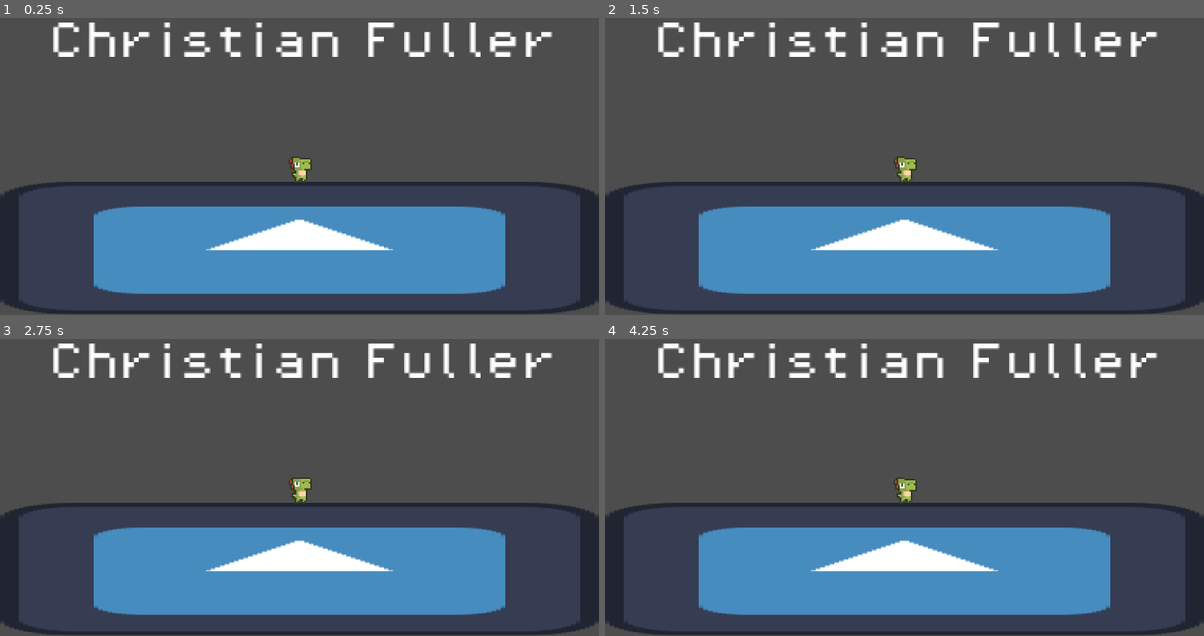
Above: before the commit, frames 1-4 (two rows, left to right).
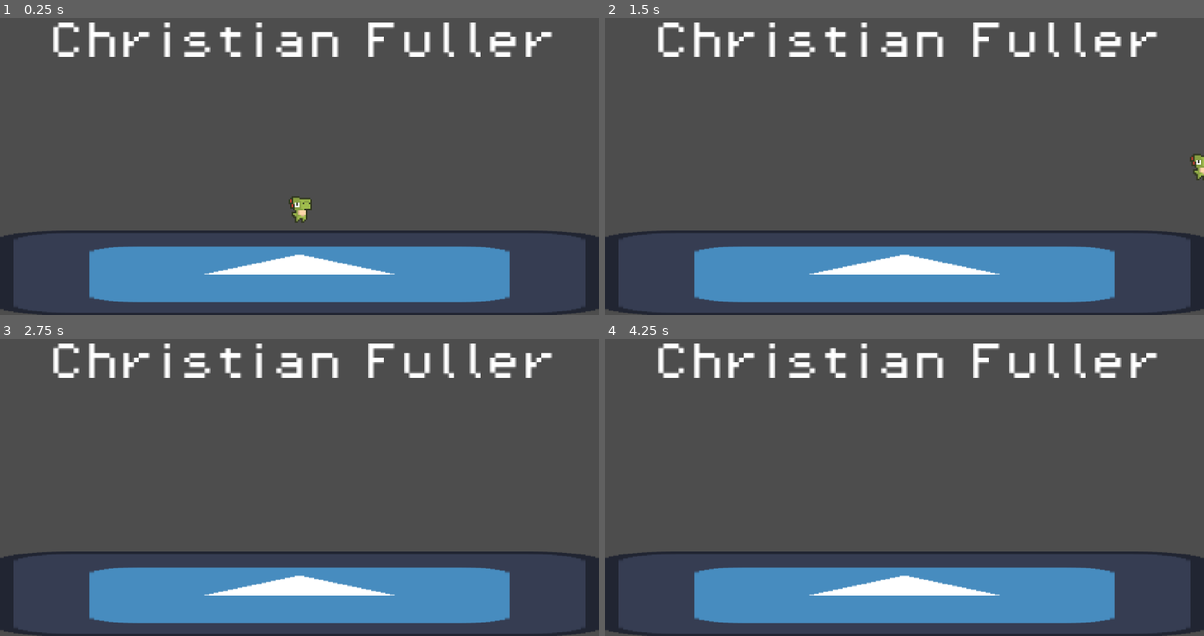
Above: after the commit, the same moments.

Repository: christianmf13/christian-class-game
Game: Godot game, scene res://scenes/main_level.tscn
The game is run twice, just before and just after one commit, with the same random seed, the same clock (stepped at 60 frames per second) and the same inputs. Before the commit the project starts from res://main_level.tscn. The engine's default icon, where the game draws it, is replaced by a stand-in: a white triangle on a blue panel in a dark square.
Inputs:
- Up to frame 1 (0.25 s): no input
- Up to frame 2 (1.5 s): hold D (move_right, bound only after the commit) from 0.53 s (still down); tap Space (jump, bound only after the commit) at 0.6, 0.77, 1.07, 1.35 s
- Up to frame 3 (2.75 s): tap Space (jump, bound only after the commit) at 1.52, 1.82, 2.1 s; release D (move_right, bound only after the commit) at 2.03 s; hold A (move_left, bound only after the commit) from 2.03 s (still down)
- Up to frame 4 (4.25 s): release A (move_left, bound only after the commit) at 2.78 s; hold D (move_right, bound only after the commit) from 2.78 s (still down); tap Space (jump, bound only after the commit) at 2.85, 3.02, 3.32, 3.6, 3.77, 4.07 s

The runs differ from the first frame. In frame 1, 18% of the frame differs, in the area x 0-100%, y 46-100%; in frame 2, 18%, in the area x 0-100%, y 45-100%; in frame 3, 18%; in frame 4, 18%.

Commit message:
Player Setup
Added script to player for movement and added input mappings

Diff:
--- a/main_level.tscn
+++ /dev/null
@@ -1,31 +0,0 @@
-[gd_scene load_steps=5 format=3 uid="uid://se0144odkeu"]
-
-[ext_resource type="Texture2D" uid="uid://c0etnspptq4py" path="res://icon.svg" id="1_bw3m6"]
-[ext_resource type="FontFile" uid="uid://byx1qrg8b7adh" path="res://2D Resources/fonts/PixelOperator8.ttf" id="2_6614m"]
-[ext_resource type="PackedScene" uid="uid://cbrmgxn26ccle" path="res://player.tscn" id="3_bhu08"]
-
-[sub_resource type="LabelSettings" id="LabelSettings_bhu08"]
-font = ExtResource("2_6614m")
-font_size = 26
-
-[node name="Main Level" type="Node2D"]
-
-[node name="Floor" type="Sprite2D" parent="."]
-position = Vector2(566, 568)
-scale = Vector2(3.0000005, 0.6640625)
-texture = ExtResource("1_bw3m6")
-
-[node name="Name Label" type="Label" parent="."]
-offset_left = 405.0
-offset_top = 422.0
-offset_right = 1793.0
-offset_bottom = 574.0
-text = "Christian Fuller"
-label_settings = SubResource("LabelSettings_bhu08")
-
-[node name="Camera2D" type="Camera2D" parent="."]
-position = Vector2(566, 503)
-zoom = Vector2(3, 3)
-
-[node name="Player" parent="." instance=ExtResource("3_bhu08")]
-position = Vector2(567, 517)
--- a/player.tscn
+++ /dev/null
@@ -1,55 +0,0 @@
-[gd_scene load_steps=8 format=3 uid="uid://cbrmgxn26ccle"]
-
-[ext_resource type="Texture2D" uid="uid://cw72ey45yq7vk" path="res://2D Resources/characters/DinoSprites - vita.png" id="1_4flbx"]
-
-[sub_resource type="AtlasTexture" id="AtlasTexture_onrkg"]
-atlas = ExtResource("1_4flbx")
-region = Rect2(0, 0, 24, 24)
-
-[sub_resource type="AtlasTexture" id="AtlasTexture_i3pqv"]
-atlas = ExtResource("1_4flbx")
-region = Rect2(24, 0, 24, 24)
-
-[sub_resource type="AtlasTexture" id="AtlasTexture_hqtel"]
-atlas = ExtResource("1_4flbx")
-region = Rect2(48, 0, 24, 24)
-
-[sub_resource type="AtlasTexture" id="AtlasTexture_sweqy"]
-atlas = ExtResource("1_4flbx")
-region = Rect2(72, 0, 24, 24)
-
-[sub_resource type="SpriteFrames" id="SpriteFrames_2hs0m"]
-animations = [{
-"frames": [{
-"duration": 1.0,
-"texture": SubResource("AtlasTexture_onrkg")
-}, {
-"duration": 1.0,
-"texture": SubResource("AtlasTexture_i3pqv")
-}, {
-"duration": 1.0,
-"texture": SubResource("AtlasTexture_hqtel")
-}, {
-"duration": 1.0,
-"texture": SubResource("AtlasTexture_sweqy")
-}],
-"loop": true,
-"name": &"idle",
-"speed": 10.0
-}]
-
-[sub_resource type="CapsuleShape2D" id="CapsuleShape2D_1jxqw"]
-radius = 5.0
-height = 18.0
-
-[node name="Player" type="CharacterBody2D"]
-
-[node name="AnimatedSprite2D" type="AnimatedSprite2D" parent="."]
-sprite_frames = SubResource("SpriteFrames_2hs0m")
-animation = &"idle"
-autoplay = "idle"
-frame_progress = 0.61715627
-
-[node name="CollisionShape2D" type="CollisionShape2D" parent="."]
-position = Vector2(-0.5, 0)
-shape = SubResource("CapsuleShape2D_1jxqw")
--- a/project.godot
+++ b/project.godot
@@ -11,9 +11,33 @@
 [application]
 
 config/name="Christian Class Game"
-run/main_scene="uid://se0144odkeu"
+run/main_scene="uid://dnw14s7ysb6lq"
 config/features=PackedStringArray("4.5", "Forward Plus")
 config/icon="res://icon.svg"
+
+[input]
+
+jump={
+"deadzone": 0.2,
+"events": [Object(InputEventKey,"resource_local_to_scene":false,"resource_name":"","device":-1,"window_id":0,"alt_pressed":false,"shift_pressed":false,"ctrl_pressed":false,"meta_pressed":false,"pressed":false,"keycode":0,"physical_keycode":32,"key_label":0,"unicode":32,"location":0,"echo":false,"script":null)
+, Object(InputEventJoypadButton,"resource_local_to_scene":false,"resource_name":"","device":-1,"button_index":0,"pressure":0.0,"pressed":false,"script":null)
+, Object(InputEventKey,"resource_local_to_scene":false,"resource_name":"","device":-1,"window_id":0,"alt_pressed":false,"shift_pressed":false,"ctrl_pressed":false,"meta_pressed":false,"pressed":false,"keycode":0,"physical_keycode":4194320,"key_label":0,"unicode":0,"location":0,"echo":false,"script":null)
+]
+}
+move_left={
+"deadzone": 0.2,
+"events": [Object(InputEventKey,"resource_local_to_scene":false,"resource_name":"","device":-1,"window_id":0,"alt_pressed":false,"shift_pressed":false,"ctrl_pressed":false,"meta_pressed":false,"pressed":false,"keycode":0,"physical_keycode":65,"key_label":0,"unicode":97,"location":0,"echo":false,"script":null)
+, Object(InputEventJoypadMotion,"resource_local_to_scene":false,"resource_name":"","device":-1,"axis":0,"axis_value":-1.0,"script":null)
+, Object(InputEventKey,"resource_local_to_scene":false,"resource_name":"","device":-1,"window_id":0,"alt_pressed":false,"shift_pressed":false,"ctrl_pressed":false,"meta_pressed":false,"pressed":false,"keycode":0,"physical_keycode":4194319,"key_label":0,"unicode":0,"location":0,"echo":false,"script":null)
+]
+}
+move_right={
+"deadzone": 0.2,
+"events": [Object(InputEventKey,"resource_local_to_scene":false,"resource_name":"","device":-1,"window_id":0,"alt_pressed":false,"shift_pressed":false,"ctrl_pressed":false,"meta_pressed":false,"pressed":false,"keycode":0,"physical_keycode":68,"key_label":0,"unicode":100,"location":0,"echo":false,"script":null)
+, Object(InputEventKey,"resource_local_to_scene":false,"resource_name":"","device":-1,"window_id":0,"alt_pressed":false,"shift_pressed":false,"ctrl_pressed":false,"meta_pressed":false,"pressed":false,"keycode":0,"physical_keycode":4194321,"key_label":0,"unicode":0,"location":0,"echo":false,"script":null)
+, Object(InputEventJoypadMotion,"resource_local_to_scene":false,"resource_name":"","device":-1,"axis":0,"axis_value":1.0,"script":null)
+]
+}
 
 [rendering]
 
--- /dev/null
+++ b/scenes/main_level.tscn
@@ -0,0 +1,40 @@
+[gd_scene load_steps=6 format=3 uid="uid://dnw14s7ysb6lq"]
+
+[ext_resource type="Texture2D" uid="uid://c0etnspptq4py" path="res://icon.svg" id="1_6we3w"]
+[ext_resource type="FontFile" uid="uid://byx1qrg8b7adh" path="res://assets/fonts/PixelOperator8.ttf" id="2_qmak7"]
+[ext_resource type="PackedScene" uid="uid://b76oyc44r8x6g" path="res://scenes/player.tscn" id="3_8ra5a"]
+
+[sub_resource type="LabelSettings" id="LabelSettings_bhu08"]
+font = ExtResource("2_qmak7")
+font_size = 26
+
+[sub_resource type="RectangleShape2D" id="RectangleShape2D_6we3w"]
+size = Vector2(128, 128)
+
+[node name="Main Level" type="Node2D"]
+
+[node name="Name Label" type="Label" parent="."]
+offset_left = 405.0
+offset_top = 422.0
+offset_right = 1793.0
+offset_bottom = 574.0
+text = "Christian Fuller"
+label_settings = SubResource("LabelSettings_bhu08")
+
+[node name="Camera2D" type="Camera2D" parent="."]
+position = Vector2(566, 503)
+zoom = Vector2(3, 3)
+
+[node name="Player" parent="." instance=ExtResource("3_8ra5a")]
+position = Vector2(567, 514)
+
+[node name="Floor" type="StaticBody2D" parent="."]
+position = Vector2(566, 584.00006)
+scale = Vector2(3.0583189, 0.42679077)
+metadata/_edit_group_ = true
+
+[node name="Sprite2D" type="Sprite2D" parent="Floor"]
+texture = ExtResource("1_6we3w")
+
+[node name="CollisionShape2D" type="CollisionShape2D" parent="Floor"]
+shape = SubResource("RectangleShape2D_6we3w")
--- /dev/null
+++ b/scenes/player.tscn
@@ -0,0 +1,56 @@
+[gd_scene load_steps=9 format=3 uid="uid://b76oyc44r8x6g"]
+
+[ext_resource type="Texture2D" uid="uid://cw72ey45yq7vk" path="res://assets/characters/DinoSprites - vita.png" id="1_3vyb7"]
+[ext_resource type="Script" uid="uid://cm8kcht3a60vu" path="res://scripts/player.gd" id="1_g2els"]
+
+[sub_resource type="AtlasTexture" id="AtlasTexture_onrkg"]
+atlas = ExtResource("1_3vyb7")
+region = Rect2(0, 0, 24, 24)
+
+[sub_resource type="AtlasTexture" id="AtlasTexture_i3pqv"]
+atlas = ExtResource("1_3vyb7")
+region = Rect2(24, 0, 24, 24)
+
+[sub_resource type="AtlasTexture" id="AtlasTexture_hqtel"]
+atlas = ExtResource("1_3vyb7")
+region = Rect2(48, 0, 24, 24)
+
+[sub_resource type="AtlasTexture" id="AtlasTexture_sweqy"]
+atlas = ExtResource("1_3vyb7")
+region = Rect2(72, 0, 24, 24)
+
+[sub_resource type="SpriteFrames" id="SpriteFrames_2hs0m"]
+animations = [{
+"frames": [{
+"duration": 1.0,
+"texture": SubResource("AtlasTexture_onrkg")
+}, {
+"duration": 1.0,
+"texture": SubResource("AtlasTexture_i3pqv")
+}, {
+"duration": 1.0,
+"texture": SubResource("AtlasTexture_hqtel")
+}, {
+"duration": 1.0,
+"texture": SubResource("AtlasTexture_sweqy")
+}],
+"loop": true,
+"name": &"idle",
+"speed": 10.0
+}]
+
+[sub_resource type="CapsuleShape2D" id="CapsuleShape2D_1jxqw"]
+radius = 5.0
+height = 18.0
+
+[node name="Player" type="CharacterBody2D"]
+script = ExtResource("1_g2els")
+
+[node name="AnimatedSprite2D" type="AnimatedSprite2D" parent="."]
+sprite_frames = SubResource("SpriteFrames_2hs0m")
+animation = &"idle"
+autoplay = "idle"
+frame_progress = 0.61715627
+
+[node name="CollisionShape2D" type="CollisionShape2D" parent="."]
+shape = SubResource("CapsuleShape2D_1jxqw")
--- /dev/null
+++ b/scripts/player.gd
@@ -0,0 +1,24 @@
+extends CharacterBody2D
+
+
+const SPEED = 200.0
+const JUMP_VELOCITY = -300.0
+
+
+func _physics_process(delta: float) -> void:
+	# Add the gravity.
+	if not is_on_floor():
+		velocity += get_gravity() * delta
+
+	# Handle jump.
+	if Input.is_action_just_pressed("jump") and is_on_floor():
+		velocity.y = JUMP_VELOCITY
+
+	# Get the input direction and handle the movement/deceleration.
+	var direction := Input.get_axis("move_left", "move_right")
+	if direction:
+		velocity.x = direction * SPEED
+	else:
+		velocity.x = move_toward(velocity.x, 0, SPEED)
+
+	move_and_slide()
Not shown, removed: 2D Resources/characters/DinoSprites - doux.png.import
Not shown, removed: 2D Resources/characters/DinoSprites - mort.png.import
Not shown, removed: 2D Resources/characters/DinoSprites - tard.png.import
Not shown, removed: 2D Resources/characters/DinoSprites - vita.png.import
Not shown, removed: 2D Resources/enemies/Animations Guide example updated 1.3.png.import
Not shown, removed: 2D Resources/enemies/Blue Slime Spritesheet.png.import
Not shown, removed: 2D Resources/enemies/Brown Slime Spritesheet.png.import
Not shown, removed: 2D Resources/enemies/Gray Slime Spritesheet.png.import
Not shown, removed: 2D Resources/enemies/Green Slime Spritesheet.png.import
Not shown, removed: 2D Resources/enemies/Ogre Slime Spritesheet.png.import
Not shown, removed: 2D Resources/enemies/Purple Slime Spritesheet.png.import
Not shown, removed: 2D Resources/enemies/Red Slime Spritesheet.png.import
(and 82 more such lines)
